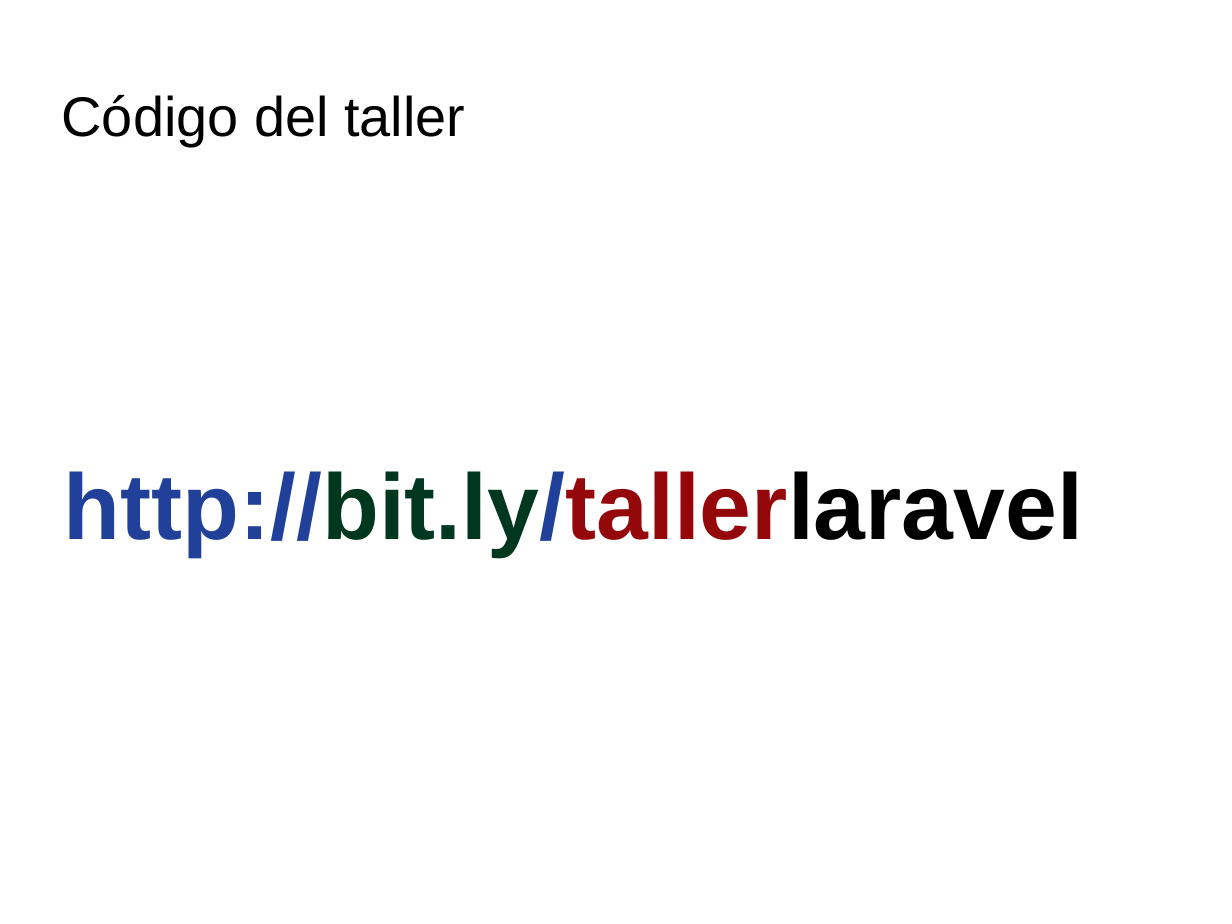
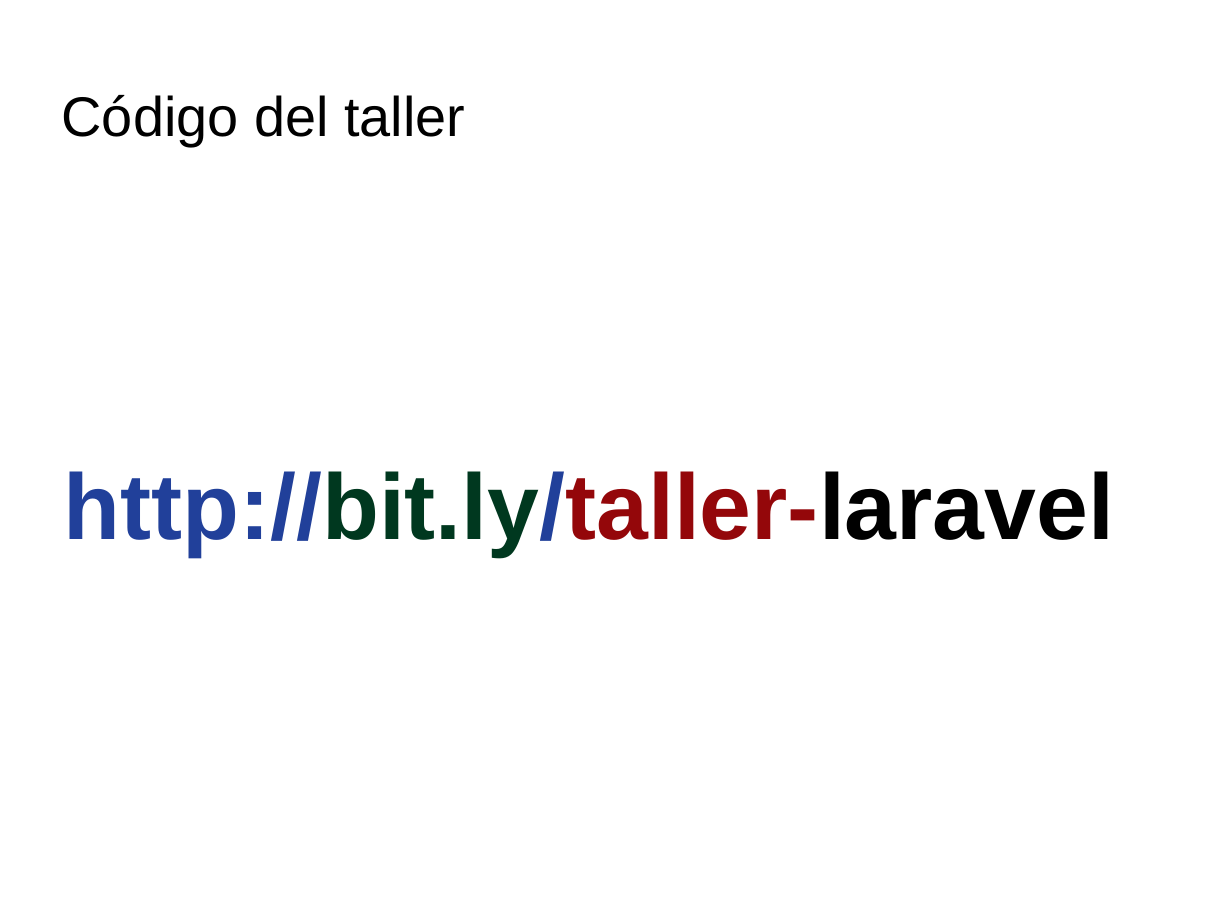
Before and after one commit to DRodero/formacion, a slide deck: slide 11 of 20181122_TallerLaravel_ETSIIT/presentacion.odp. Drawn at 1232x924 pixels with LibreOffice and Linux fonts; fonts in the diff are those of the drawing; background and template pictures are left out. Boxes give left, top, right and bottom in pixels: in the first picture for what was removed or moved away, otherwise in the second. Text is boxed around its words. In the diff, an @@ line names an element or a change of style, - is before the commit and + after.

```diff
--- a/20181122_TallerLaravel_ETSIIT/presentacion.odp
+++ b/20181122_TallerLaravel_ETSIIT/presentacion.odp
@@ text at (64, 471, 1114, 556): text changed @@
-http://bit.ly/tallerlaravel
+http://bit.ly/taller-laravel
```
Also in this commit, not shown: 1 other file.
